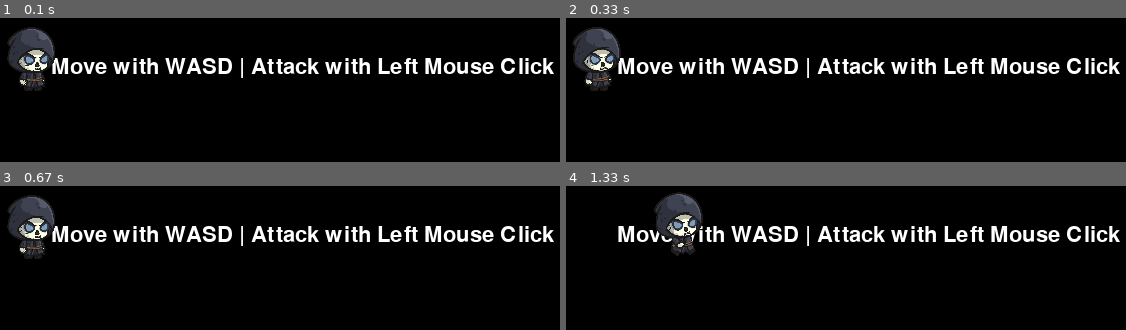
Above: before the commit, frames 1-4 (two rows, left to right).
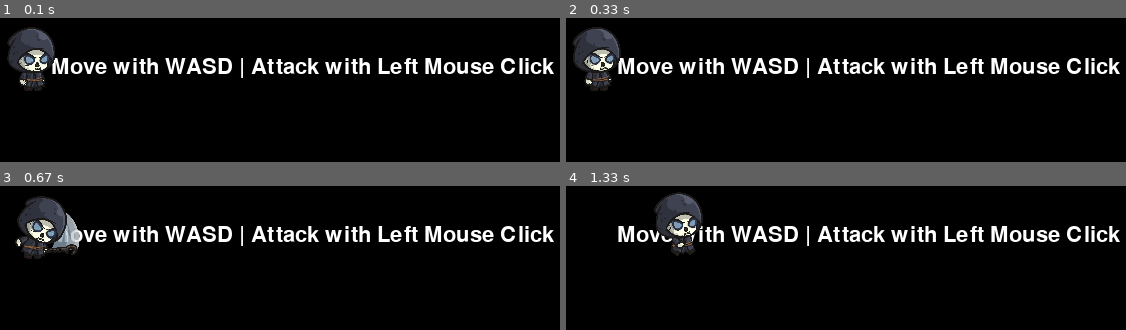
Above: after the commit, the same moments.

Repository: CodesDNA/PygameMati
Game: pygame game, started from GamePrototypeDienix/main.py
Same seed, same stepped clock (60 frames per second), same inputs: the game is played once before the commit and once after it.
Inputs (mouse positions are in pixels of both pictures, inside the frame that each line leads up to):
- Up to frame 1 (0.1 s): no input
- Up to frame 2 (0.33 s): no input
- Up to frame 3 (0.67 s): click (outside the picture) at 0.38 s
- Up to frame 4 (1.33 s): hold D 0.67-1.13 s; hold W from 1.17 s (still down)

Frames 1-2 are identical in both runs. In frame 3, 3.3% of the frame differs, in the area x 1-15%, y 6-50%; in frame 4, nothing differs.

Commit message:
super and backround text

Diff:
--- a/GamePrototypeDienix/main.py
+++ b/GamePrototypeDienix/main.py
@@ -70,7 +70,7 @@
     """
 
     def __init__(self, path, fps=10):
-        pygame.sprite.Sprite.__init__(self)
+        super().__init__()
         """
         We use Sprite class from pygame to manage our character
         we do that in  order to be able to use the inherited Sprite methods
@@ -223,6 +223,7 @@
         # Update animation frame
         self.dt_accumulator += dt
         if self.dt_accumulator >= self.time_per_frame:
+            self.dt_accumulator = 0
 
             if self.slashing_animation:
                 # During slashing, use slashing animations
@@ -244,7 +245,6 @@
                         self.state = "idle"
                 self.image = frames[self.current_frame]
             else:
-                self.dt_accumulator = 0
                 self.current_frame += 1
                 frames = self.spritesheets_dict[self.face_direction][self.state]
                 if self.current_frame >= len(frames):
@@ -271,6 +271,7 @@
     text = "Move with WASD | Attack with Left Mouse Click"
     text_surface = font.render(text, True, (255, 255, 255))
     text_rect = text_surface.get_rect(center=(screen.get_width() // 2, 60))
+    background.blit(text_surface, text_rect)
 
     # Initialise players
     sprite_seet_path = r"GamePrototypeDienix\spritesheets"
@@ -299,8 +300,6 @@
 
         screen.blit(background, (0, 0))
 
-        screen.blit(text_surface, text_rect)
-
         keys = pygame.key.get_pressed()
         mouse_buttons = pygame.mouse.get_pressed()
 
